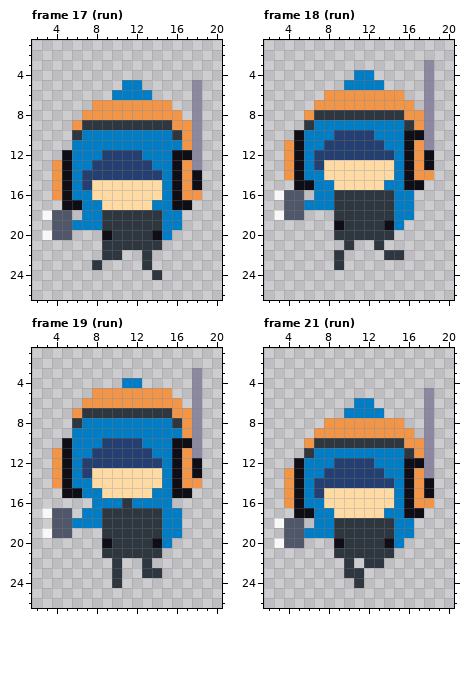
Pixel-art file: art/hacker.ase. This is how it looked before the edit.
24x32 pixels, 24 frames. Shown: frame 17 (run): x 2..20, y 1..26; frame 18 (run): x 2..20, y 1..26; frame 19 (run): x 2..20, y 1..26; frame 21 (run): x 2..20, y 1..26. The commit also changed other frames, which this record leaves out.
After:
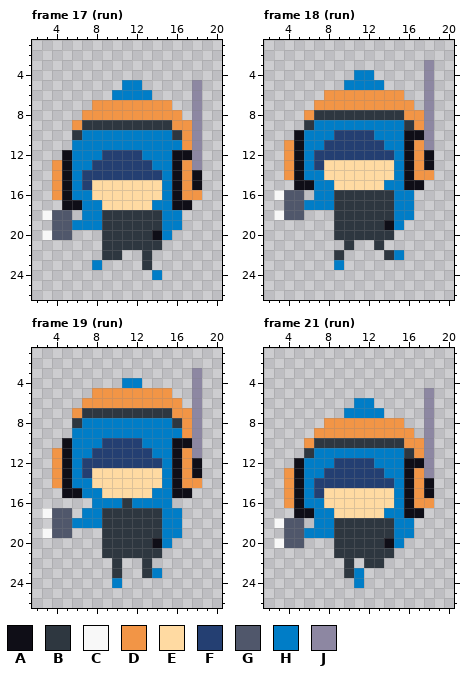
Palette (. is transparent): A #0f0e17  B #2e3740  C #f8f8f8  D #f29546  E #ffdaa2  F #243f72  G #50576b  H #007dc7  J #8d87a2
The exact change:
--- frame 17 (run), layer "Taser"
@@ x 6..16 @@
 19 HHHBBBBBBHH
-20 ...ABBBBAH.
+20 ...BBBBBAH.
 21 ...BBBBBB..
 22 ...BB..B...
-23 ..B....B...
-24 ........B..
+23 ..H....B...
+24 ........H..
 25 ...........
--- frame 18 (run), layer "Taser"
@@ x 7..17 @@
 18 ..BBBBBBHH.
-19 ..ABBBBAH..
+19 ..BBBBBAH..
 20 ..BBBBBB...
 21 ...B..B....
-22 ..B....BB..
-23 ..B........
+22 ..B....BH..
+23 ..H........
 24 ...........
--- frame 19 (run), layer "Taser"
@@ x 7..16 @@
 19 ..BBBBBBHH
-20 ..ABBBBAH.
+20 ..BBBBBAH.
 21 ..BBBBBB..
 22 ...B..B...
-23 ...B..BB..
-24 ...B......
+23 ...B..BH..
+24 ...H......
 25 ..........
--- frame 21 (run), layer "Taser"
@@ x 7..13 @@
 19 HHBBBBB
-20 ..ABBBB
+20 ..BBBBB
 21 ..BBBBB
 22 ...B.BB
-23 ...BB..
-24 ....B..
+23 ...BH..
+24 ....H..
 25 .......
